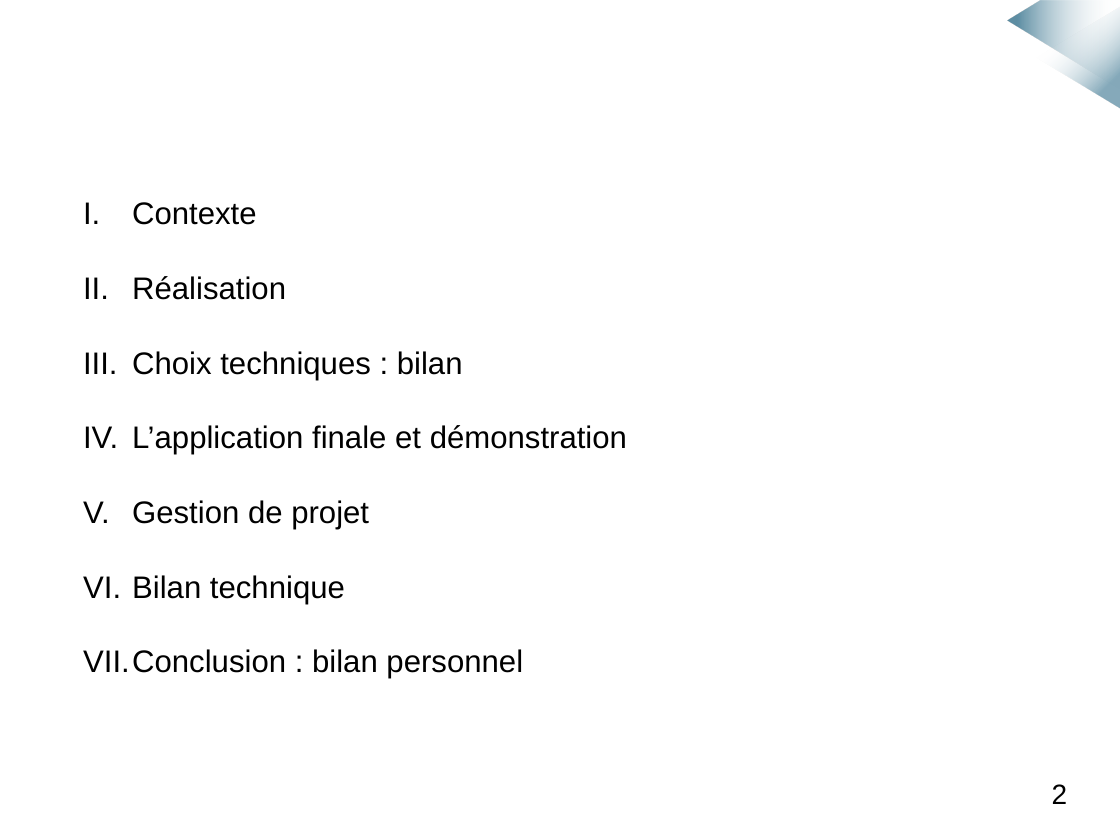
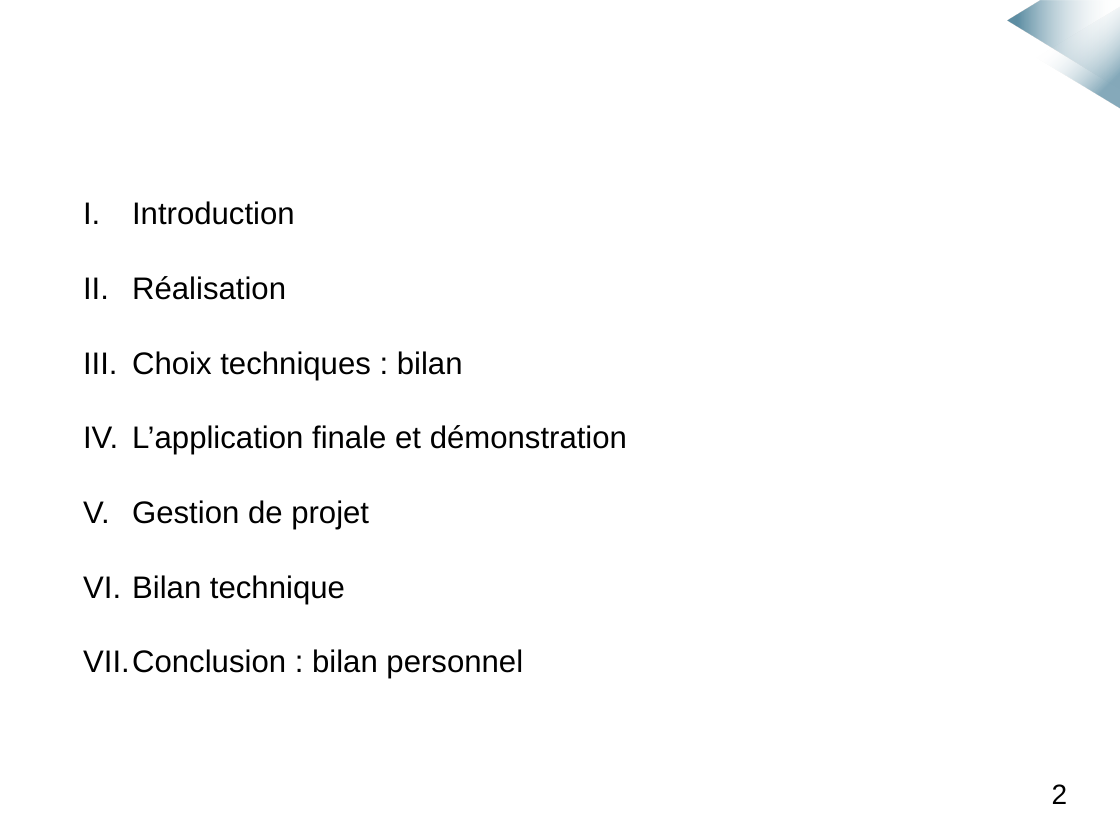
Before and after one commit to mmeven/EP_Domotique_Tablette, a slide deck: slide 2 of Rendu/Diapo_soutenance.pptx. Drawn at 1120x840 pixels with LibreOffice and Linux fonts; fonts in the diff are those of the drawing; background and template pictures are left out. Boxes give left, top, right and bottom in pixels: in the first picture for what was removed or moved away, otherwise in the second. Text is boxed around its words. In the diff, an @@ line names an element or a change of style, - is before the commit and + after.

```diff
--- a/Rendu/Diapo_soutenance.pptx
+++ b/Rendu/Diapo_soutenance.pptx
@@ text at <box>132,201,295,225</box>: text changed @@
-I. Contexte
+I. Introduction
```
Also in this commit, not shown: 20 other slides changed, 1 slide added.
